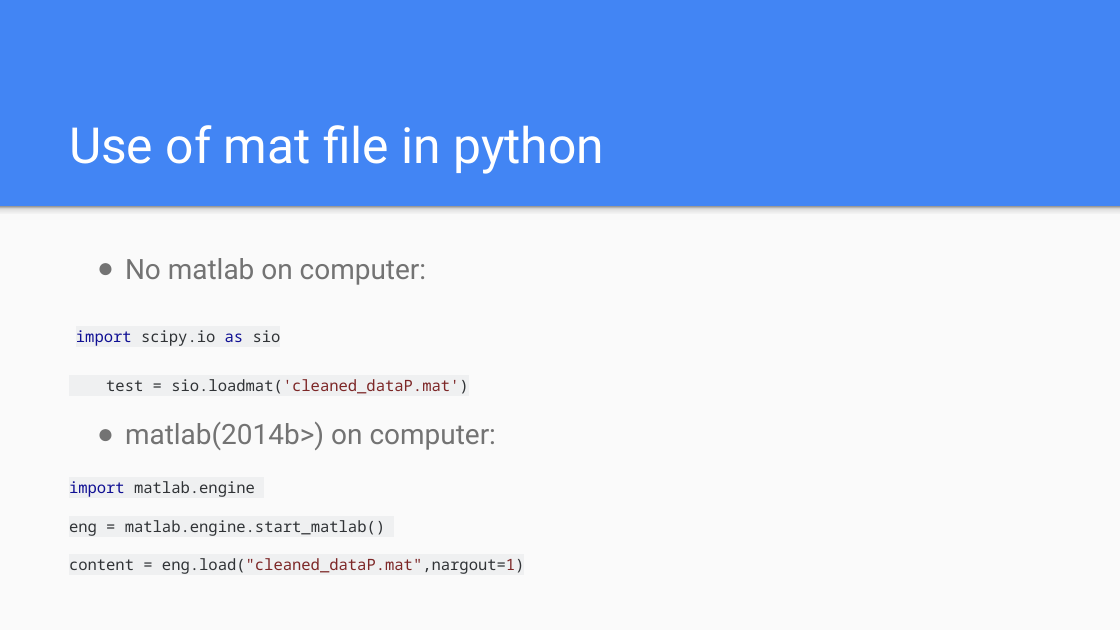
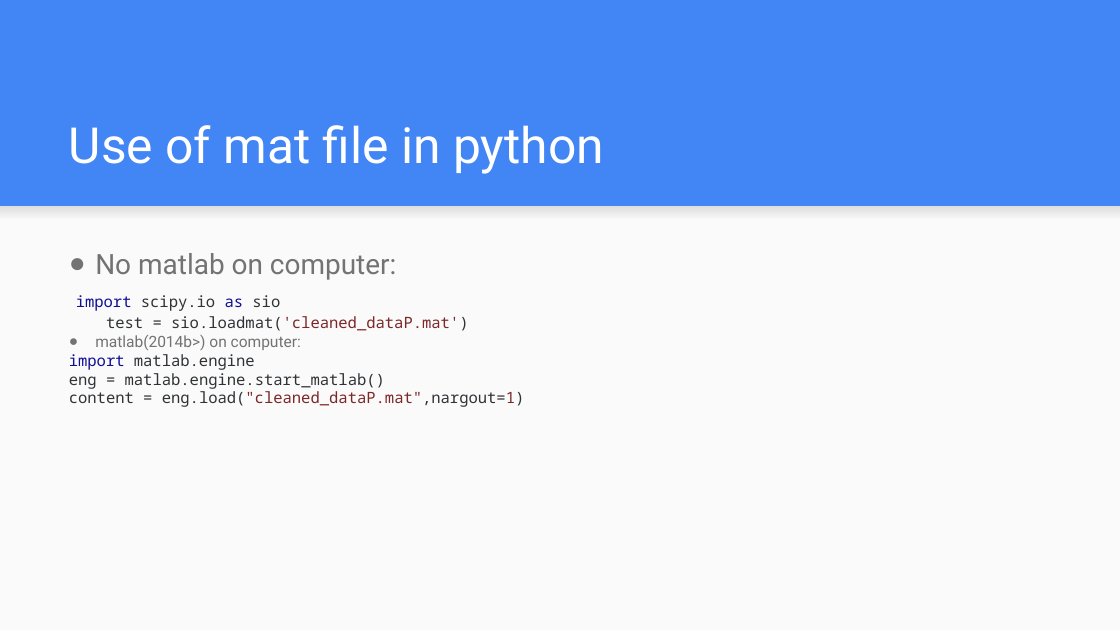
Before and after one commit to orzuk/OEIS, a slide deck: slide 18 of Filtering and summary statistics/filtering+stats.pptx. Drawn at 1120x630 pixels with LibreOffice and Linux fonts; fonts in the diff are those of the drawing. Boxes give left, top, right and bottom in pixels: in the first picture for what was removed or moved away, otherwise in the second. Text is boxed around its words. In the diff, an @@ line names an element or a change of style, - is before the commit and + after.

```diff
--- a/Filtering and summary statistics/filtering+stats.pptx
+++ b/Filtering and summary statistics/filtering+stats.pptx
@@ rectangle at [0, 206, 1120, 220]: fill gradient #F9F9F9 to #DEDEDE to #999999 to gradient #F9F9F9 to #DEDEDE @@
@@ text "No matlab on computer:" at [69, 253, 525, 407]: highlight #EFF0F1 to none in "import scipy.io as sio", "test = sio.loadmat('cleaned_dataP.mat')", "import matlab.engine", "eng = matlab.engine.start_matlab()" and 1 more places; size 18 to 10 pt in "matlab(2014b>) on computer:"; indent changed; line spacing 1.15 to 1; less space between paragraphs @@
```
Also in this commit, not shown: 18 other slides changed, 2 other files.
